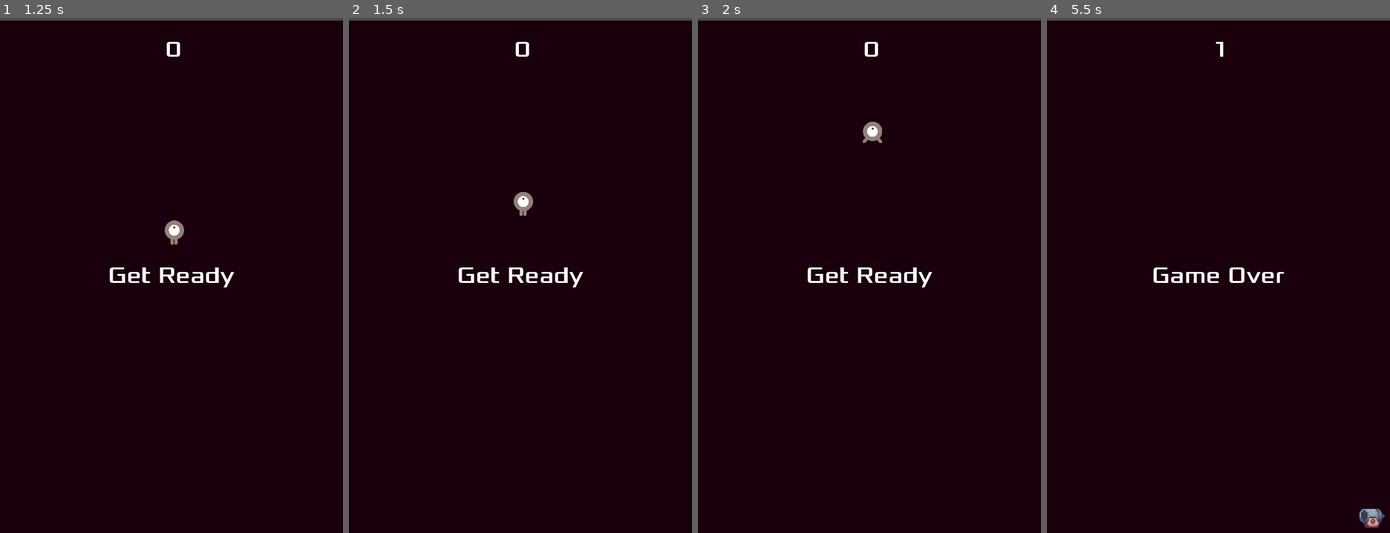
Above: before the commit, frames 1-4 (left to right).
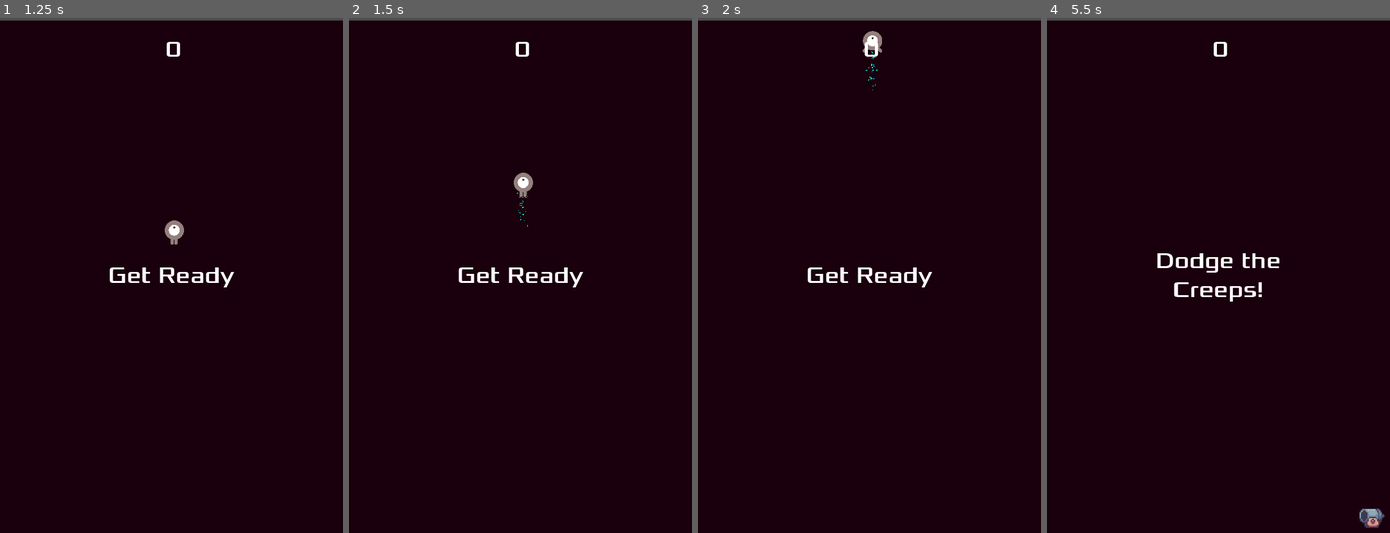
Above: after the commit, the same moments.

Repository: cgorrill-breck/DodgeTheCreeps
Game: Godot game, scene res://main.tscn
Two runs of this game, one before a commit and one after it. Both use one fixed random seed, a clock stepped at 60 frames per second and the inputs below.
Inputs:
- Up to frame 1 (1.25 s): click "Start" at 0.5 s
- Up to frame 2 (1.5 s): tap Enter at 1.25 s; hold W (move_up) from 1.28 s (still down); tap Space (Boost) at 1.35 s
- Up to frame 3 (2 s): keep holding W (move_up)
- Up to frame 4 (5.5 s): tap Space (Boost) every 0.75 s from 2.1 to 5.1 s; release W (move_up) at 2.78 s; hold A (move_left) 2.78-4.28 s; hold S (move_down) 4.28-5.03 s; hold D (move_right) from 5.03 s (still down)

Frame 1 is identical in both runs. In frame 2, 0.3% of the frame differs, in the area x 48-54%, y 30-41%; in frame 3, 0.4%; in frame 4, 1.3%, in the area x 30-70%, y 4-56%.

Commit message:
refactored some methods

Diff:
--- a/DodgeTheCreeps/new-game-project/player.gd
+++ b/DodgeTheCreeps/new-game-project/player.gd
@@ -5,7 +5,9 @@
 
 @export var speed = BASE_SPEED #speed in px/sec
 @export var bullet_speed = 400
+
 var screen_size
+var in_cooldown := false
 
 signal hit
 
@@ -21,9 +23,7 @@
 func _process(delta: float) -> void:
 	var velocity = Vector2.ZERO # The player's movement vector.
 
-	if Input.is_action_just_pressed("Boost"):
-		print("boosted")
-		$Boost_Timer.start()
+	handle_boost()
 
 	# is_action_pressed is better if you need more granular control over direction and velocity
 	if Input.is_action_pressed("move_right"):
@@ -52,6 +52,12 @@
 	position += velocity * delta
 	position = position.clamp(Vector2.ZERO, screen_size)
 
+func handle_boost():
+	if Input.is_action_just_pressed("Boost") and !in_cooldown:
+		print("boosted")
+		speed = BOOST_SPEED
+		$Boost_Timer.start()
+		$BoostParticles.emitting = true
 
 func start(pos):
 	position = pos
@@ -68,3 +74,14 @@
 
 func _on_boost_timer_timeout() -> void:
 	print("boost done!")
+	speed = COOL_DOWN_SPEED
+	in_cooldown = true
+	$CooldownTimer.start()
+	$BoostParticles.emitting = false
+	print("in cooldown")
+
+
+func _on_cooldown_timer_timeout() -> void:
+	in_cooldown = false
+	speed = BASE_SPEED
+	print("cooldown done")
--- a/DodgeTheCreeps/new-game-project/player.tscn
+++ b/DodgeTheCreeps/new-game-project/player.tscn
@@ -55,5 +55,25 @@
 wait_time = 2.0
 one_shot = true
 
+[node name="CooldownTimer" type="Timer" parent="."]
+wait_time = 4.0
+one_shot = true
+
+[node name="BoostParticles" type="CPUParticles2D" parent="."]
+show_behind_parent = true
+emitting = false
+amount = 50
+lifetime = 0.25
+speed_scale = 2.0
+lifetime_randomness = 0.21
+emission_shape = 1
+emission_sphere_radius = 18.45
+angle_min = 15.0
+angle_max = 45.0
+scale_amount_min = 1.5
+scale_amount_max = 3.0
+color = Color(3.27289e-06, 0.856206, 0.856385, 1)
+
 [connection signal="body_entered" from="." to="." method="_on_body_entered"]
 [connection signal="timeout" from="Boost_Timer" to="." method="_on_boost_timer_timeout"]
+[connection signal="timeout" from="CooldownTimer" to="." method="_on_cooldown_timer_timeout"]
